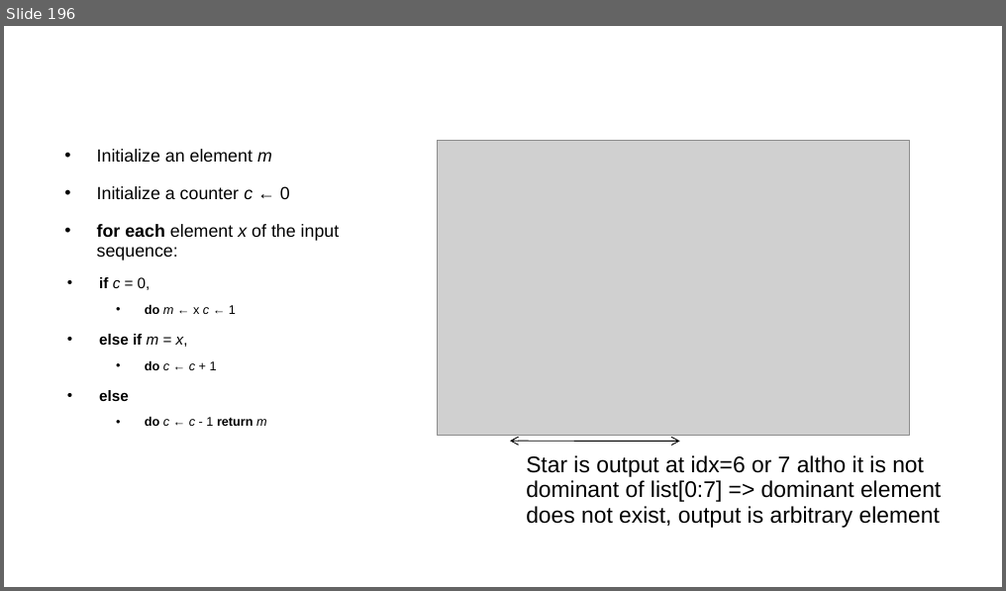
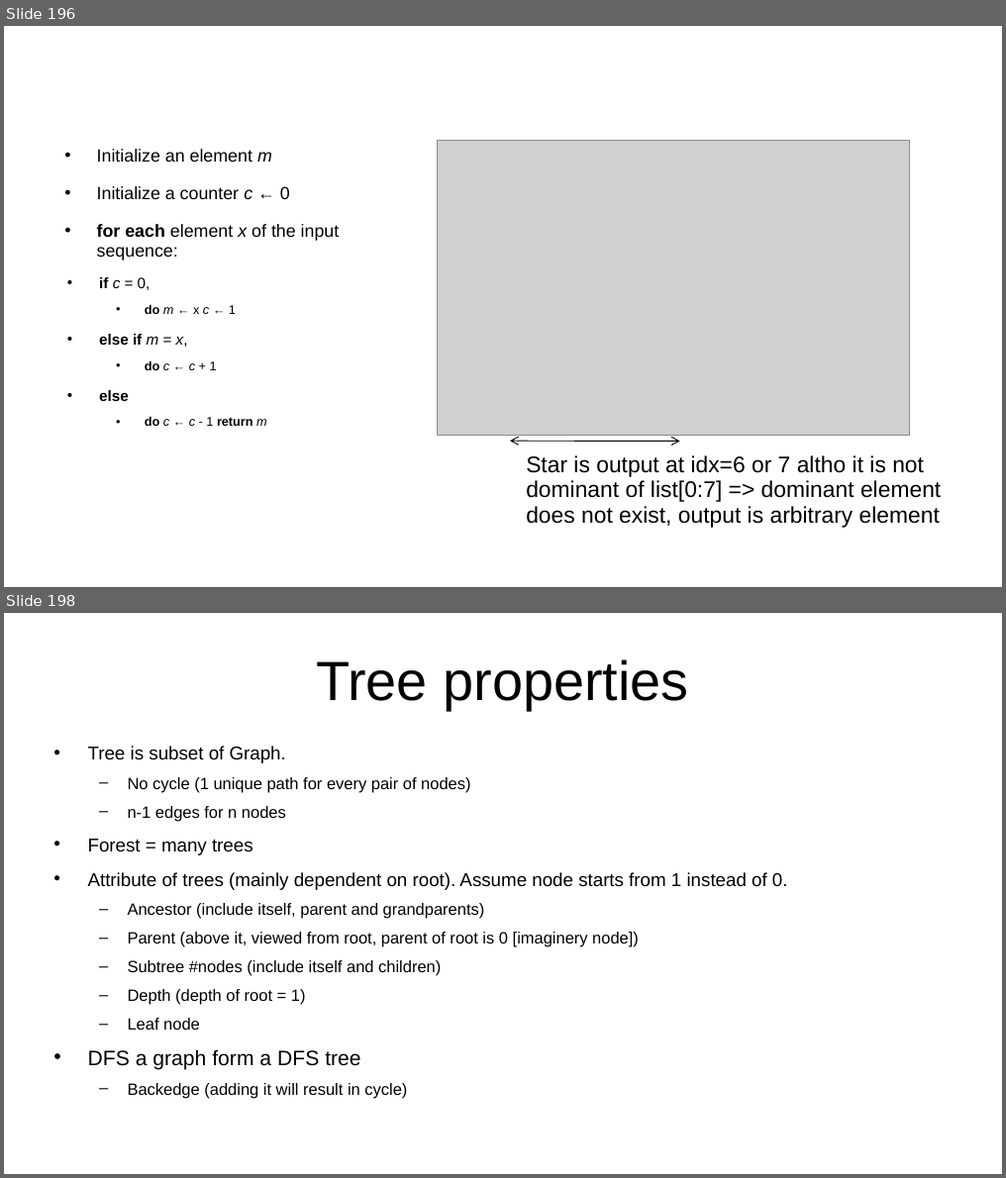
Before and after one commit to kindaichinisan/CompetitiveProgramming, a slide deck: MyCode/competitive_programming.ppt. Shown one above the other, each under a label of ours: slide 196 before the commit, slides 196 and 198 after it; the slides between them are not shown. The pictures are 1006x591 and 1006x1178 pixels, drawn with LibreOffice and Linux fonts; fonts in the diff are those of the drawing; grey boxes stand for pictures. Boxes give left, top, right and bottom in pixels: in the first picture for what was removed or moved away, otherwise in the second. Text is boxed around its words. In the diff, an @@ line names an element or a change of style, - is before the commit and + after.

Commit message:
Solve practice question for Tree

```diff
--- a/MyCode/competitive_programming.ppt
+++ b/MyCode/competitive_programming.ppt
@@ slide 198 added at [4,613,1002,1174], background #FFFFFF @@
@@ title added at [316,660,688,710], 44 pt, text #000000 @@
+Tree properties
@@ text added at [88,746,788,1070], 12.9 pt, text #000000 @@
+• Tree is subset of Graph.
+  – No cycle (1 unique path for every pair of nodes)
+  – n-1 edges for n nodes
+• Forest = many trees
+• Attribute of trees (mainly dependent on root). Assume node starts from 1 instead of 0.
+  – Ancestor (include itself, parent and grandparents)
+  – Parent (above it, viewed from root, parent of root is 0 [imaginery node])
+  – Subtree #nodes (include itself and children)
+  – Depth (depth of root = 1)
+  – Leaf node
+• DFS a graph form a DFS tree
+  – Backedge (adding it will result in cycle)
```
Also in this commit, not shown: 2 other slides added, 4 other files.
